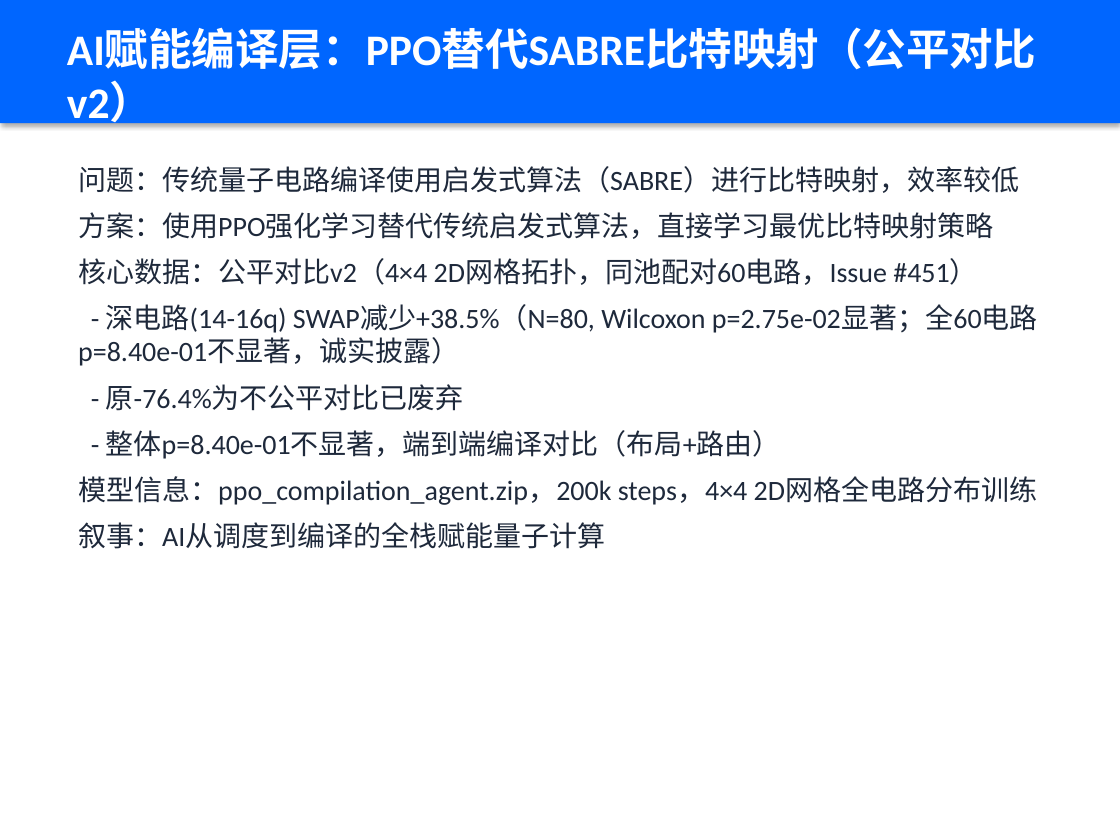
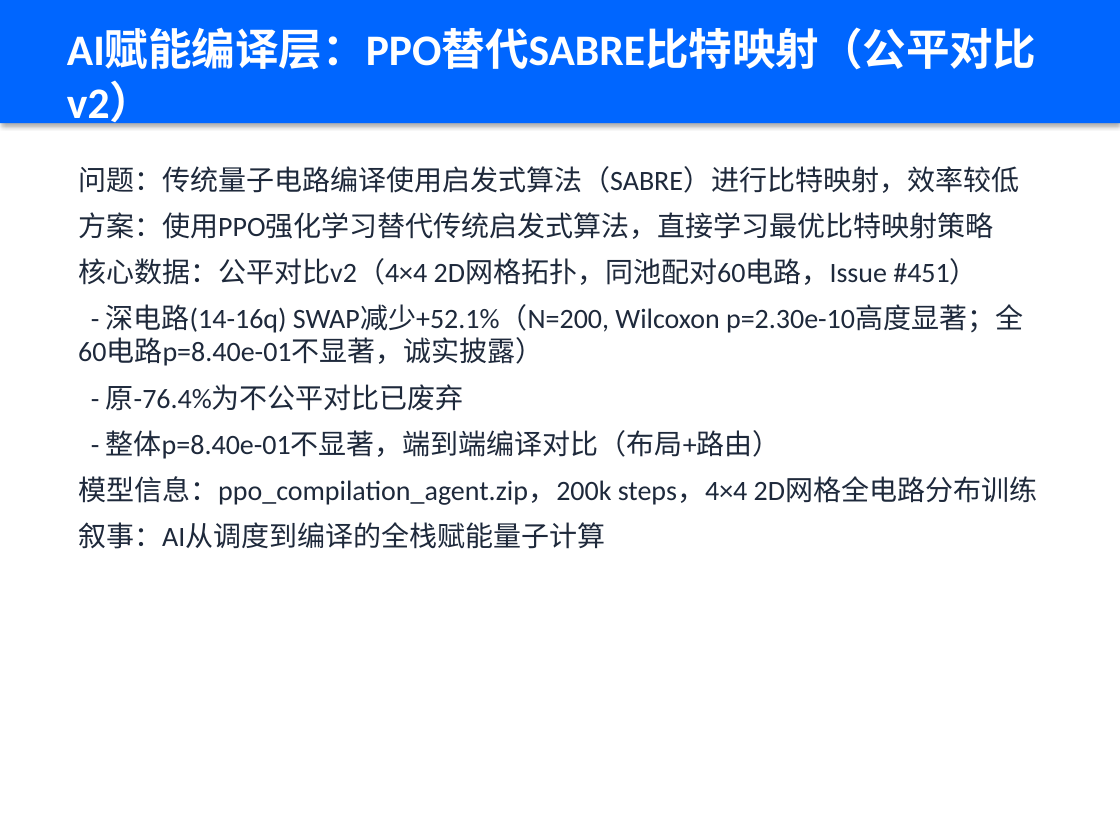
Before and after one commit to xiabai2008/quantum-rl-scheduler, a slide deck: slide 7 of deliverable_models/答辩PPT.pptx. Drawn at 1120x840 pixels with LibreOffice and Linux fonts; fonts in the diff are those of the drawing. Boxes give left, top, right and bottom in pixels: in the first picture for what was removed or moved away, otherwise in the second. Text is boxed around its words. In the diff, an @@ line names an element or a change of style, - is before the commit and + after.

```diff
--- a/deliverable_models/答辩PPT.pptx
+++ b/deliverable_models/答辩PPT.pptx
@@ text at (x1=78, y1=304, x2=1024, y2=366): text changed @@
-- 深电路(14-16q) SWAP减少+38.5%（N=80, Wilcoxon p=2.75e-02显著；全60电路p=8.40e-01不显著，诚实披露）
+- 深电路(14-16q) SWAP减少+52.1%（N=200, Wilcoxon p=2.30e-10高度显著；全60电路p=8.40e-01不显著，诚实披露）
```
Also in this commit, not shown: 1 other slide changed, 25 other files.
